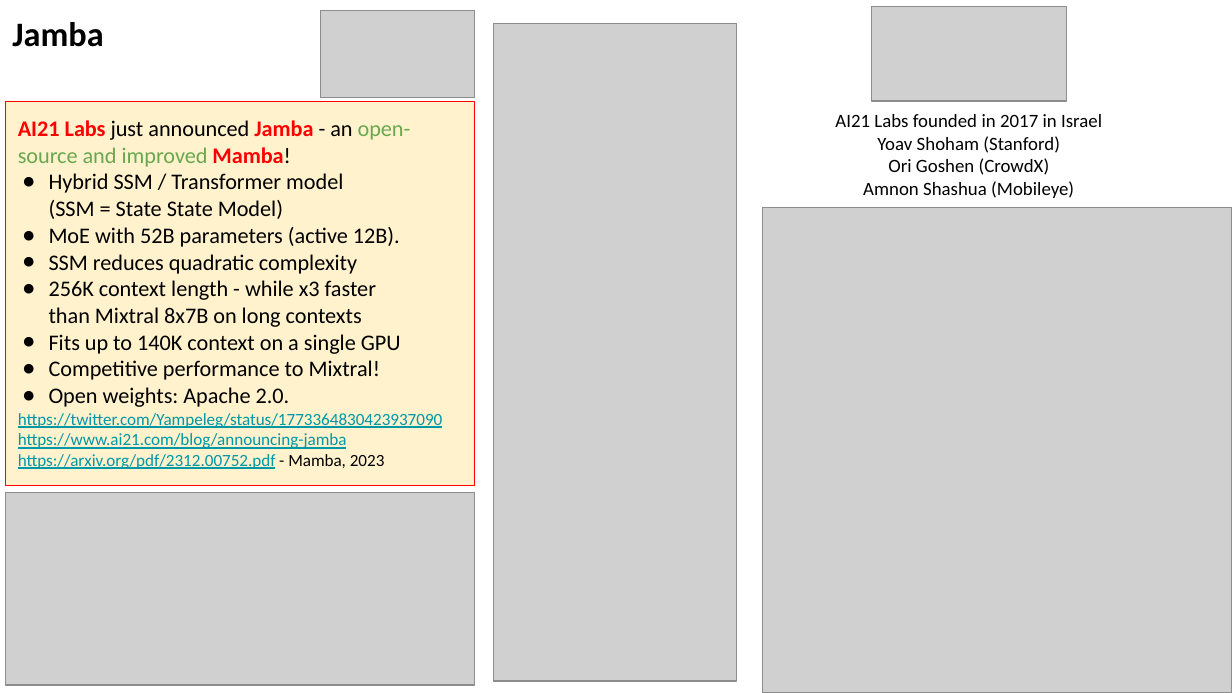
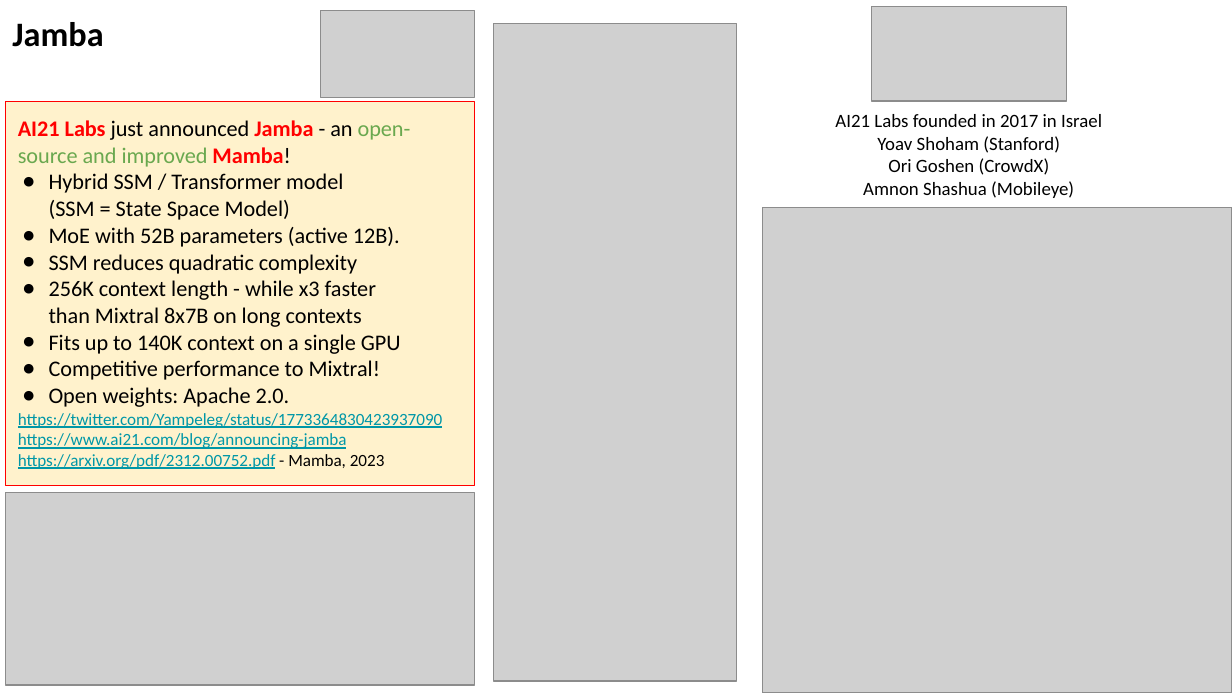
Before and after one commit to lselector/seminar, a slide deck: slide 8 of 2024/2024-03-29-AI-Updates.pptx. Drawn at 1232x693 pixels with LibreOffice and Linux fonts; fonts in the diff are those of the drawing; grey boxes stand for pictures. Boxes give left, top, right and bottom in pixels: in the first picture for what was removed or moved away, otherwise in the second. Text is boxed around its words. In the diff, an @@ line names an element or a change of style, - is before the commit and + after.

```diff
--- a/2024/2024-03-29-AI-Updates.pptx
+++ b/2024/2024-03-29-AI-Updates.pptx
@@ text in rectangle at <box>49,173,343,220</box>: text changed @@
-● Hybrid SSM / Transformer model
-  (SSM = State State Model)
+● Hybrid SSM / Transformer model
+  (SSM = State Space Model)
```
Also in this commit, not shown: 5 other slides changed.
